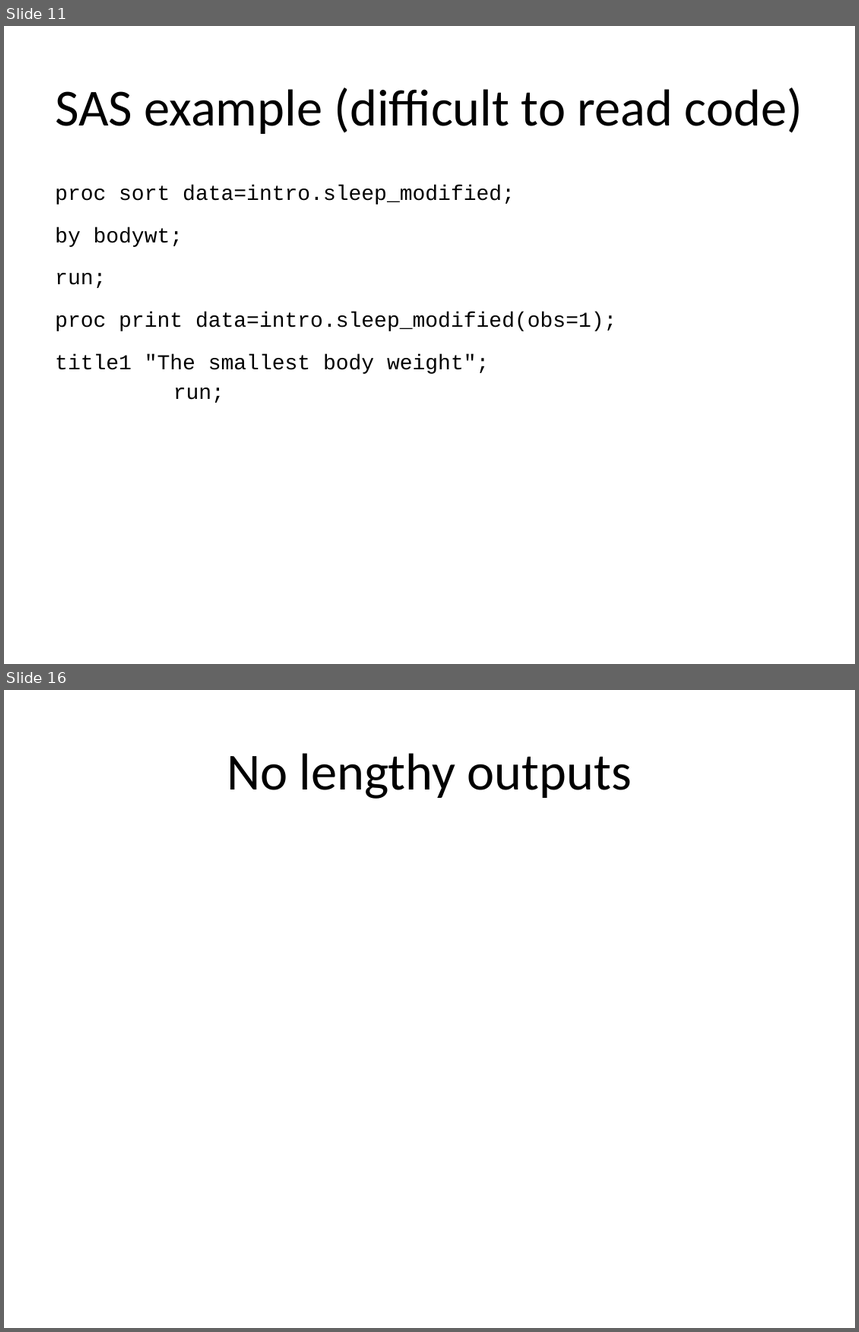
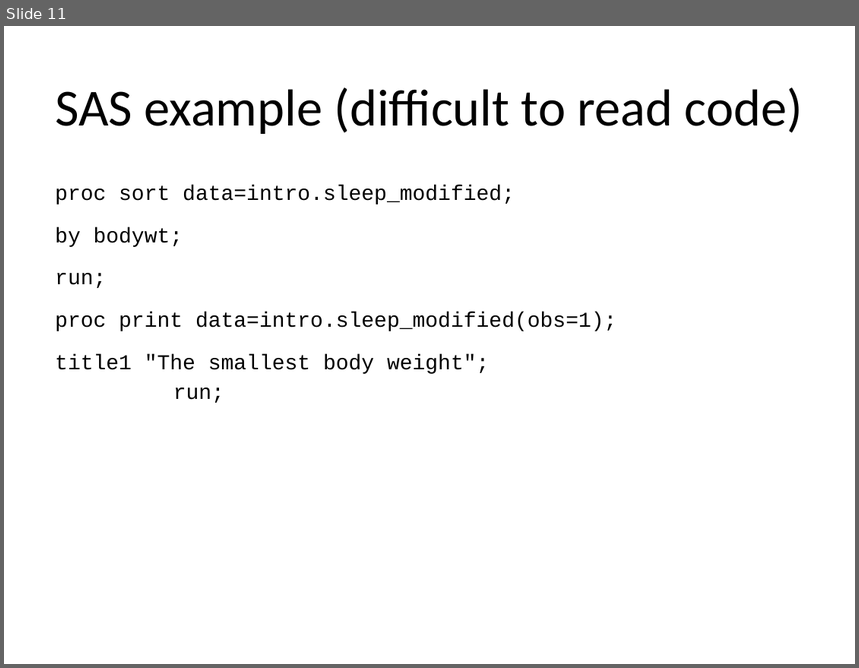
Before and after one commit to pmean/classes, a slide deck: software-engineering/results/programming-expectations.pptx. Shown one above the other, each under a label of ours: slides 11 and 16 before the commit, slide 11 after it; the slides between them are not shown. The pictures are 859x1332 and 859x668 pixels, drawn with LibreOffice and Linux fonts; fonts in the diff are those of the drawing. Boxes give left, top, right and bottom in pixels: in the first picture for what was removed or moved away, otherwise in the second. Text is boxed around its words. In the diff, an @@ line names an element or a change of style, - is before the commit and + after.

```diff
--- a/software-engineering/results/programming-expectations.pptx
+++ b/software-engineering/results/programming-expectations.pptx
@@ slide 16 removed at [4, 690, 855, 1328], background #FFFFFF @@
@@ title removed at [227, 753, 632, 799] @@
-No lengthy outputs
```
Also in this commit, not shown: 5 slides changed, 6 slides added, 2 other files.
